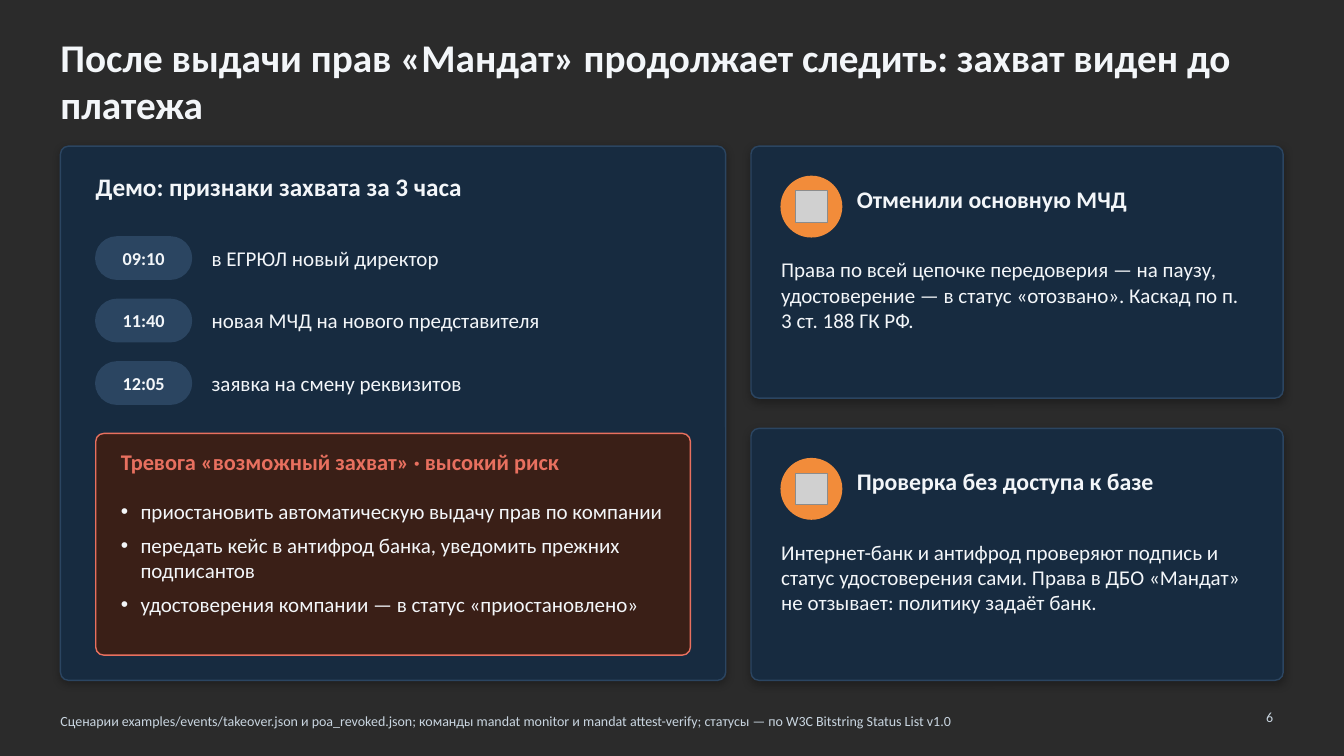
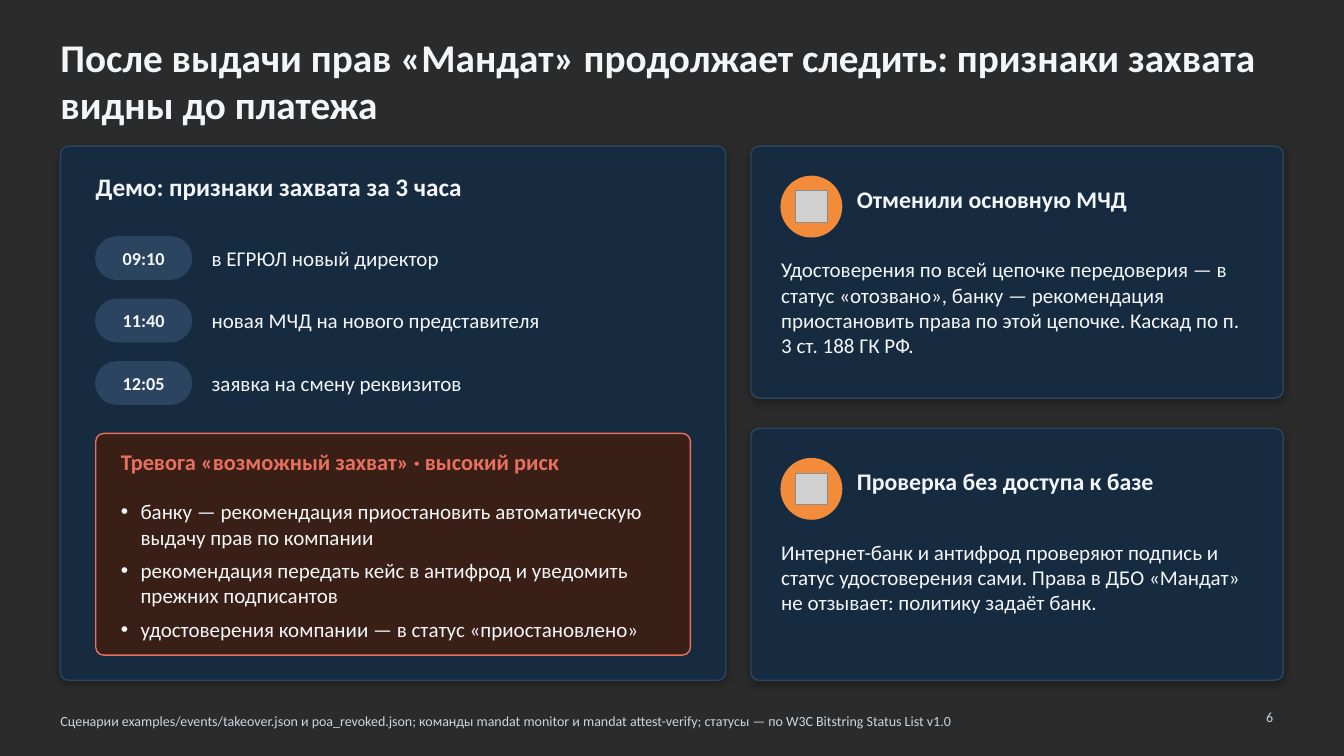
Before and after one commit to KonkovDV/Mandat, a slide deck: slide 6 of Mandat_VTB.pptx. Drawn at 1344x756 pixels with LibreOffice and Linux fonts; fonts in the diff are those of the drawing; grey boxes stand for pictures; background and template pictures are left out; a plain dark background stands for a picture behind light text. Boxes give left, top, right and bottom in pixels: in the first picture for what was removed or moved away, otherwise in the second. Text is boxed around its words. In the diff, an @@ line names an element or a change of style, - is before the commit and + after.

```diff
--- a/Mandat_VTB.pptx
+++ b/Mandat_VTB.pptx
@@ title at [60, 46, 1255, 126]: text changed @@
-После выдачи прав «Мандат» продолжает следить: захват виден до платежа
+После выдачи прав «Мандат» продолжает следить: признаки захвата видны до платежа
@@ text at [781, 262, 1239, 353]: text changed @@
-Права по всей цепочке передоверия — на паузу, удостоверение — в статус «отозвано». Каскад по п. 3 ст. 188 ГК РФ.
+Удостоверения по всей цепочке передоверия — в статус «отозвано», банку — рекомендация приостановить права по этой цепочке. Каскад по п. 3 ст. 188 ГК РФ.
@@ text at [141, 504, 641, 607]: text changed @@
-• приостановить автоматическую выдачу прав по компании
-• передать кейс в антифрод банка, уведомить прежних подписантов
+• банку — рекомендация приостановить автоматическую выдачу прав по компании
+• рекомендация передать кейс в антифрод и уведомить прежних подписантов
```
Also in this commit, not shown: 21 other slides changed, 6 other files.
